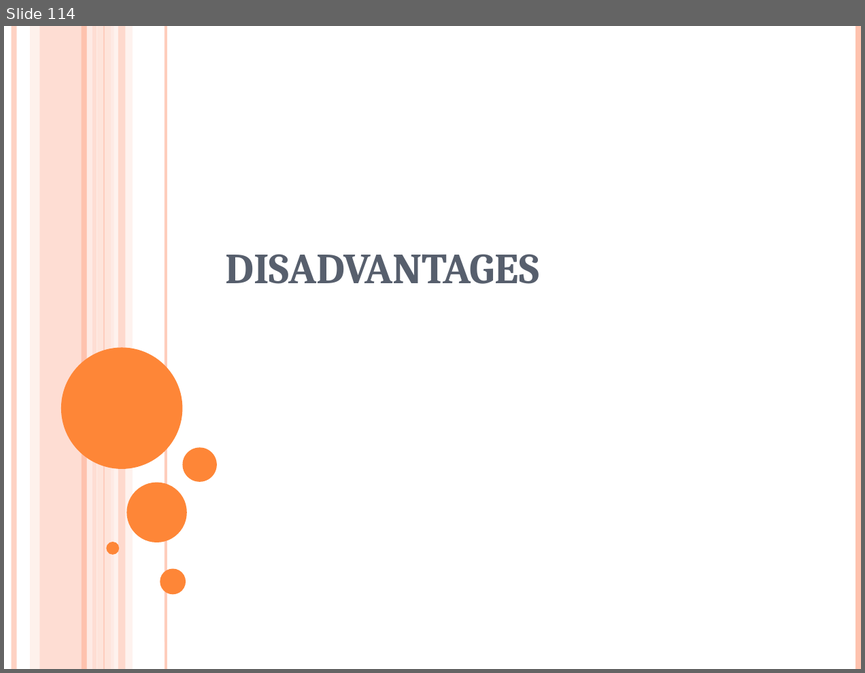
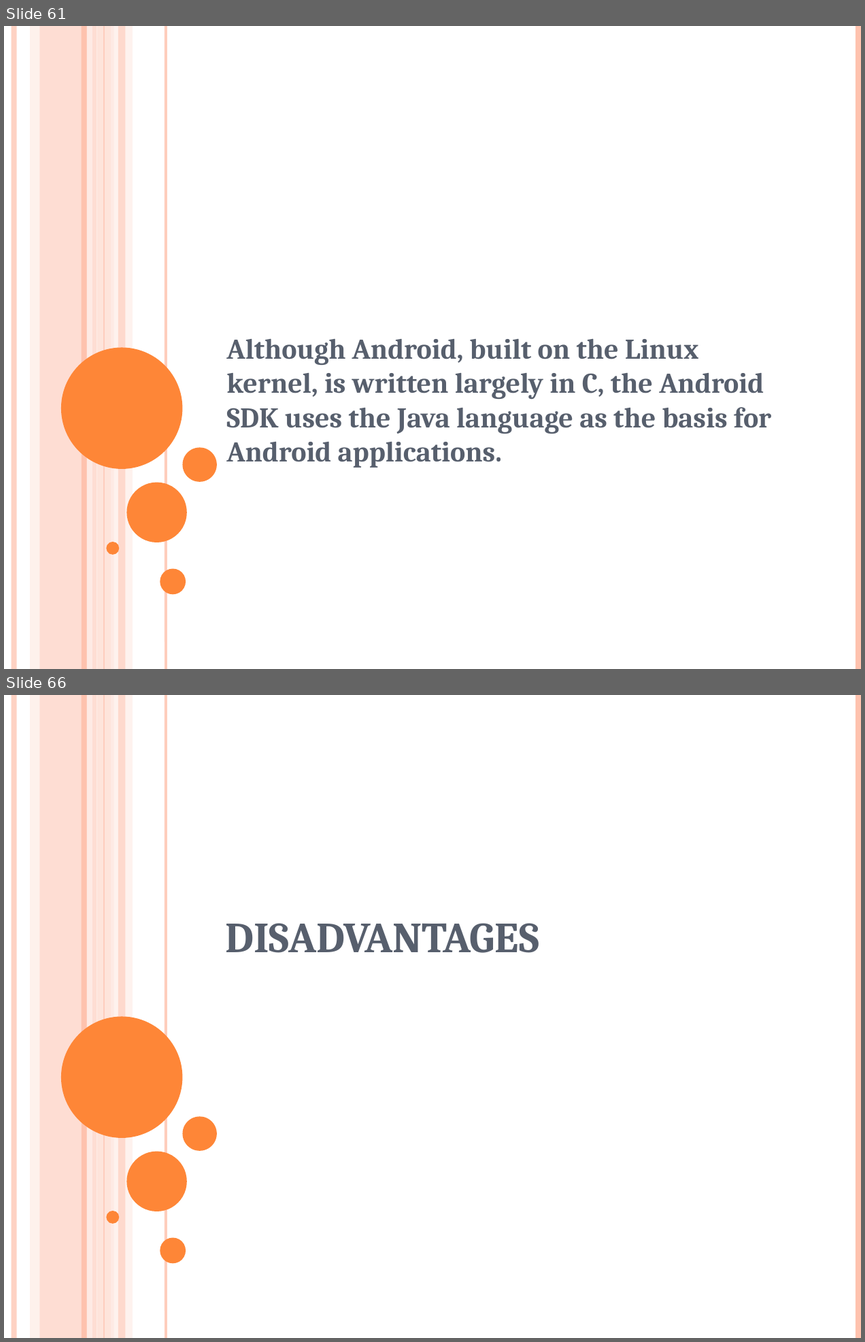
Before and after one commit to surabhi5/instant-ppt, a slide deck: output.pptx. Shown one above the other, each under a label of ours: slide 114 before the commit, slides 61 and 66 after it; the slides between them are not shown. The pictures are 865x673 and 865x1342 pixels, drawn with LibreOffice and Linux fonts; fonts in the diff are those of the drawing. Boxes give left, top, right and bottom in pixels: in the first picture for what was removed or moved away, otherwise in the second. Text is boxed around its words. In the diff, an @@ line names an element or a change of style, - is before the commit and + after.

```diff
--- a/output.pptx
+++ b/output.pptx
@@ slide 61 added at box(4, 26, 861, 669), background #FFFFFF; not listed: 16 template elements that a slide beside it also shows @@
@@ subtitle added at box(226, 339, 771, 467), 24 pt, text #575F6D, bold @@
+Although Android, built on the Linux kernel, is written largely in C, the Android SDK uses the Java language as the basis for Android applications.
@@ what was slide 114 is now slide 66 @@
```
Also in this commit, not shown: 2 slides changed, 68 other slides added, 111 slides removed, 2 other files.
